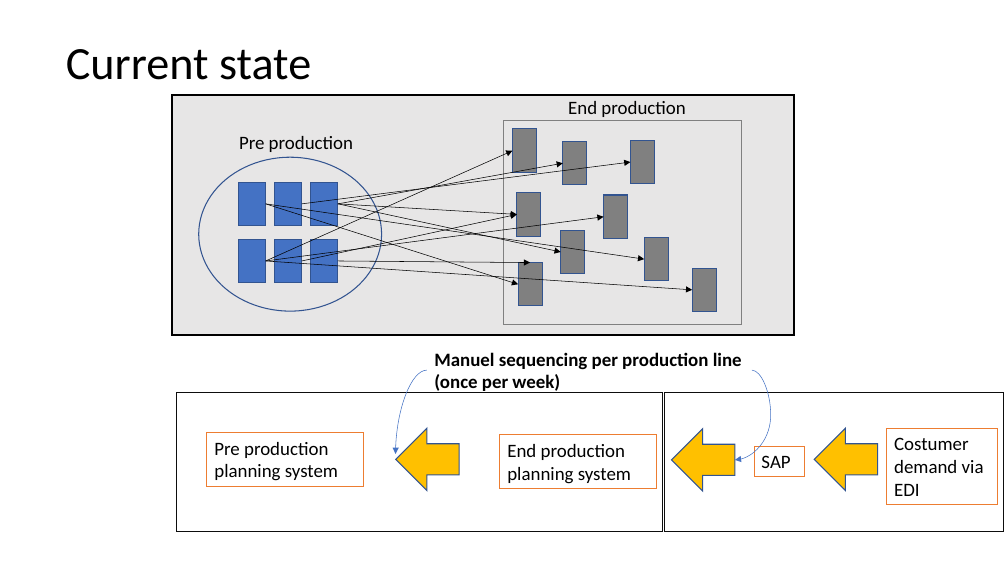
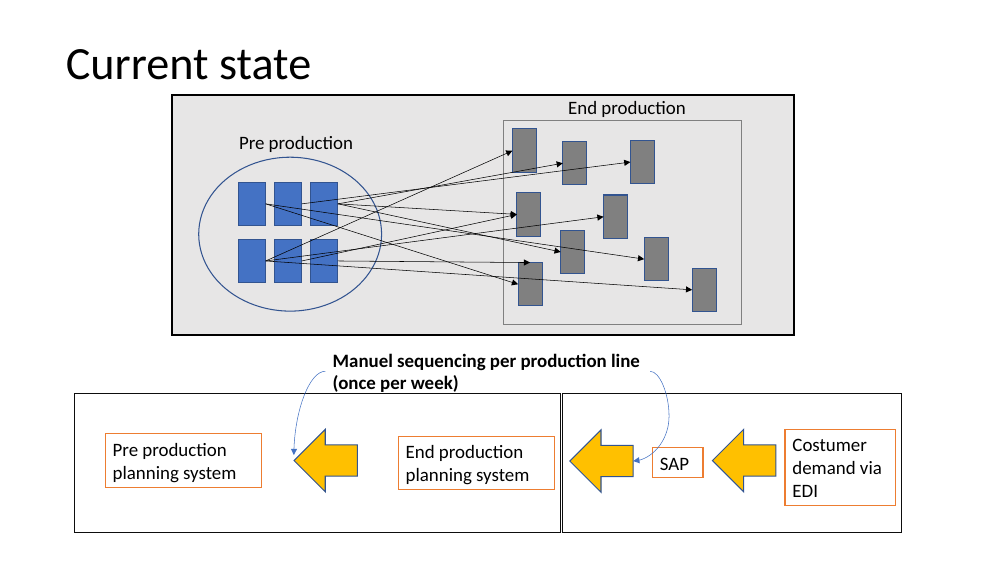
Before and after one commit to AndreasNeuhierl/InnoMgmt, a slide deck: slide 4 of desandere.pptx. Drawn at 1008x567 pixels with LibreOffice and Linux fonts; fonts in the diff are those of the drawing. Boxes give left, top, right and bottom in pixels: in the first picture for what was removed or moved away, otherwise in the second. Text is boxed around its words. In the diff, an @@ line names an element or a change of style, - is before the commit and + after.

```diff
--- a/desandere.pptx
+++ b/desandere.pptx
@@ 6 rectangles, 3 left arrows, 2 curved arrows, 1 text: place and size @@
-6 rectangles, 3 left arrows, 2 curved arrows, 1 text at (176, 352, 1004, 532)
+6 rectangles, 3 left arrows, 2 curved arrows, 1 text at (75, 353, 903, 533)
```
Also in this commit, not shown: 2 other slides changed, 2 slides added.
